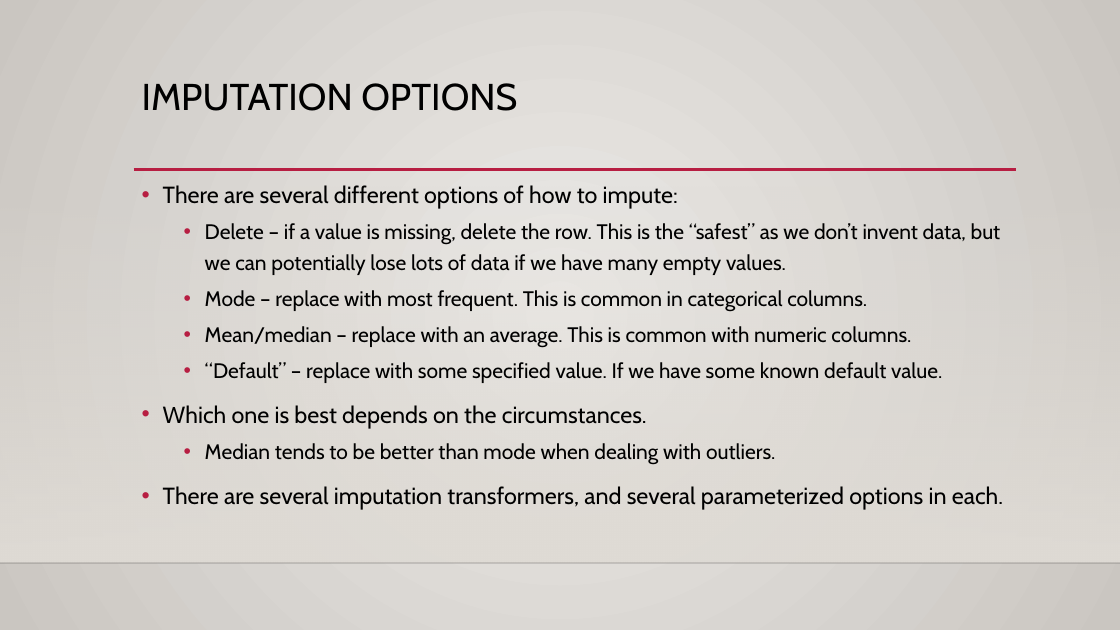
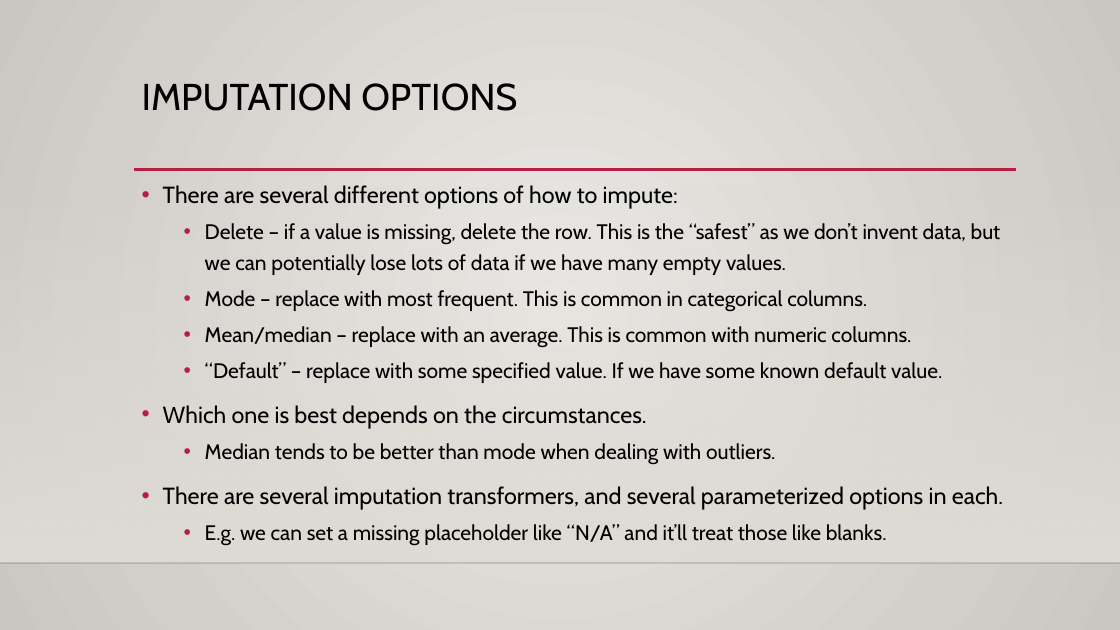
Before and after one commit to AkeemSemper/ML_for_Non_DS_Students, a slide deck: slide 16 of course_resources/slides/Used/014_pipelines.pptx. Drawn at 1120x630 pixels with LibreOffice and Linux fonts; fonts in the diff are those of the drawing; background and template pictures are left out. Boxes give left, top, right and bottom in pixels: in the first picture for what was removed or moved away, otherwise in the second. Text is boxed around its words. In the diff, an @@ line names an element or a change of style, - is before the commit and + after.

```diff
--- a/course_resources/slides/Used/014_pipelines.pptx
+++ b/course_resources/slides/Used/014_pipelines.pptx
@@ text at [205, 524, 887, 546]: paragraph added @@
+  • E.g. we can set a missing placeholder like “N/A” and it’ll treat those like blanks.
```
Also in this commit, not shown: 1 other slide changed.
